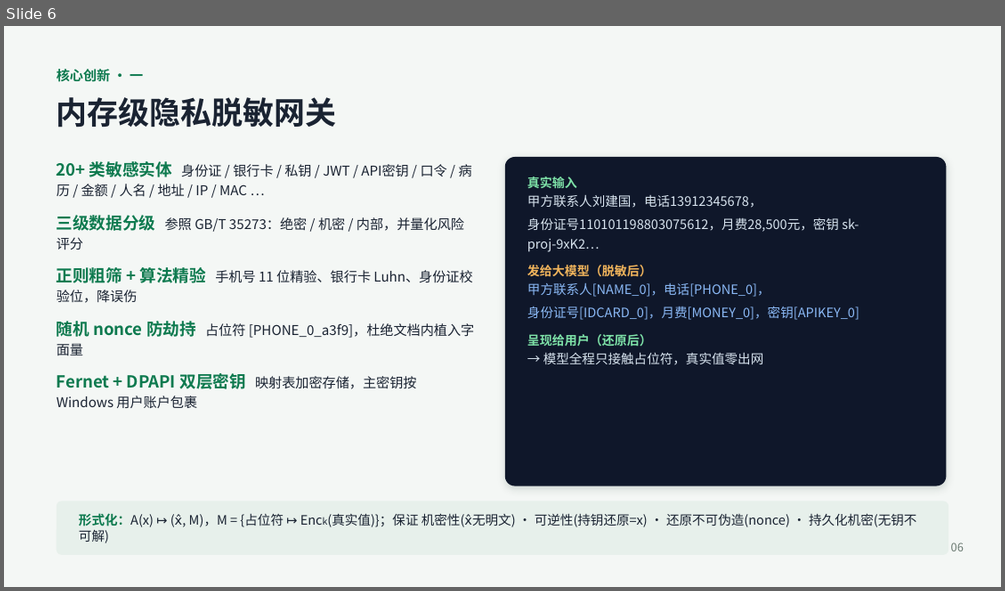
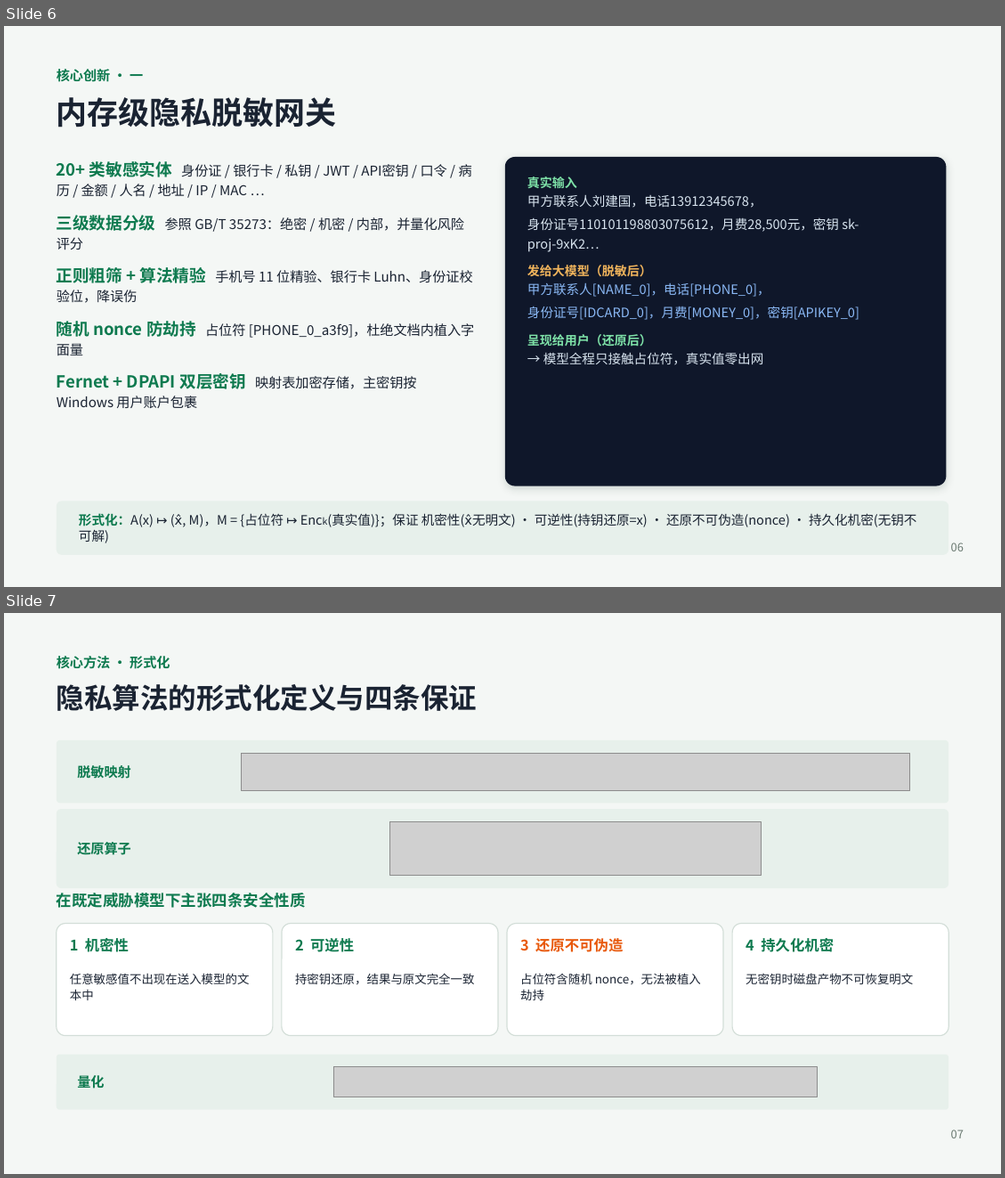
Before and after one commit to Andysun06/yindun-agent, a slide deck: 隐盾安全智能体_项目汇报.pptx. Shown one above the other, each under a label of ours: slide 6 before the commit, slides 6 and 7 after it. The pictures are 1005x591 and 1005x1178 pixels, drawn with LibreOffice and Linux fonts; fonts in the diff are those of the drawing; grey boxes stand for pictures. Boxes give left, top, right and bottom in pixels: in the first picture for what was removed or moved away, otherwise in the second. Text is boxed around its words. In the diff, an @@ line names an element or a change of style, - is before the commit and + after.

Commit message:
PPT对齐技术报告：新增形式化定义页(mathtext公式图)+威胁模型与攻击博弈页；安全对抗页换核心问题表并关联git提交；18页

```diff
--- a/隐盾安全智能体_项目汇报.pptx
+++ b/隐盾安全智能体_项目汇报.pptx
@@ slide 7 added at bbox=[4, 613, 1001, 1174], background #FFFFFF @@
@@ rectangle added at bbox=[4, 613, 1001, 1174], fill #F4F7F5 @@
@@ text added at bbox=[57, 656, 170, 669], 13 pt, text #0E7A4F, bold @@
+核心方法 · 形式化
@@ text added at bbox=[57, 684, 477, 711], 27 pt, text #1A2332, bold @@
+隐私算法的形式化定义与四条保证
@@ rounded rectangle added at bbox=[57, 740, 948, 803], fill #E7F0EB @@
@@ text added at bbox=[77, 765, 131, 779], 13 pt, text #0E7A4F, bold @@
+脱敏映射
@@ picture added at bbox=[241, 753, 909, 790] @@
@@ rounded rectangle added at bbox=[57, 809, 948, 888], fill #E7F0EB @@
@@ picture added at bbox=[390, 821, 760, 876] @@
@@ text added at bbox=[77, 842, 131, 855], 13 pt, text #0E7A4F, bold @@
+还原算子
@@ text added at bbox=[57, 892, 306, 908], 15 pt, text #0E7A4F, bold @@
+在既定威胁模型下主张四条安全性质
@@ rounded rectangle added at bbox=[57, 924, 273, 1036], fill #FFFFFF, outline #D3DED8 1 pt @@
@@ rounded rectangle added at bbox=[282, 924, 498, 1036], fill #FFFFFF, outline #D3DED8 1 pt @@
@@ rounded rectangle added at bbox=[507, 924, 723, 1036], fill #FFFFFF, outline #D3DED8 1 pt @@
@@ rounded rectangle added at bbox=[732, 924, 948, 1036], fill #FFFFFF, outline #D3DED8 1 pt @@
@@ text added at bbox=[70, 938, 129, 952], 14 pt, text #0E7A4F, bold @@
+1 机密性
@@ text added at bbox=[295, 938, 354, 952], 14 pt, text #0E7A4F, bold @@
+2 可逆性
@@ text added at bbox=[520, 938, 623, 952], 14 pt, text #E8590C, bold @@
+3 还原不可伪造
@@ text added at bbox=[745, 938, 833, 952], 14 pt, text #0E7A4F, bold @@
+4 持久化机密
@@ text added at bbox=[70, 973, 250, 1000], 11.5 pt, text #1A2332 @@
+任意敏感值不出现在送入模型的文本中
@@ text added at bbox=[295, 973, 475, 984], 11.5 pt, text #1A2332 @@
+持密钥还原，结果与原文完全一致
@@ text added at bbox=[520, 973, 701, 1000], 11.5 pt, text #1A2332 @@
+占位符含随机 nonce，无法被植入劫持
@@ text added at bbox=[745, 973, 913, 984], 11.5 pt, text #1A2332 @@
+无密钥时磁盘产物不可恢复明文
@@ rounded rectangle added at bbox=[57, 1054, 948, 1110], fill #E7F0EB @@
@@ text added at bbox=[77, 1075, 104, 1088], 13 pt, text #0E7A4F, bold @@
+量化
@@ picture added at bbox=[333, 1067, 817, 1097] @@
@@ text added at bbox=[951, 1129, 963, 1138], 11 pt, text #6B7A72 @@
+07
```
Also in this commit, not shown: 9 slides changed, 1 other slide added, 5 other files.
